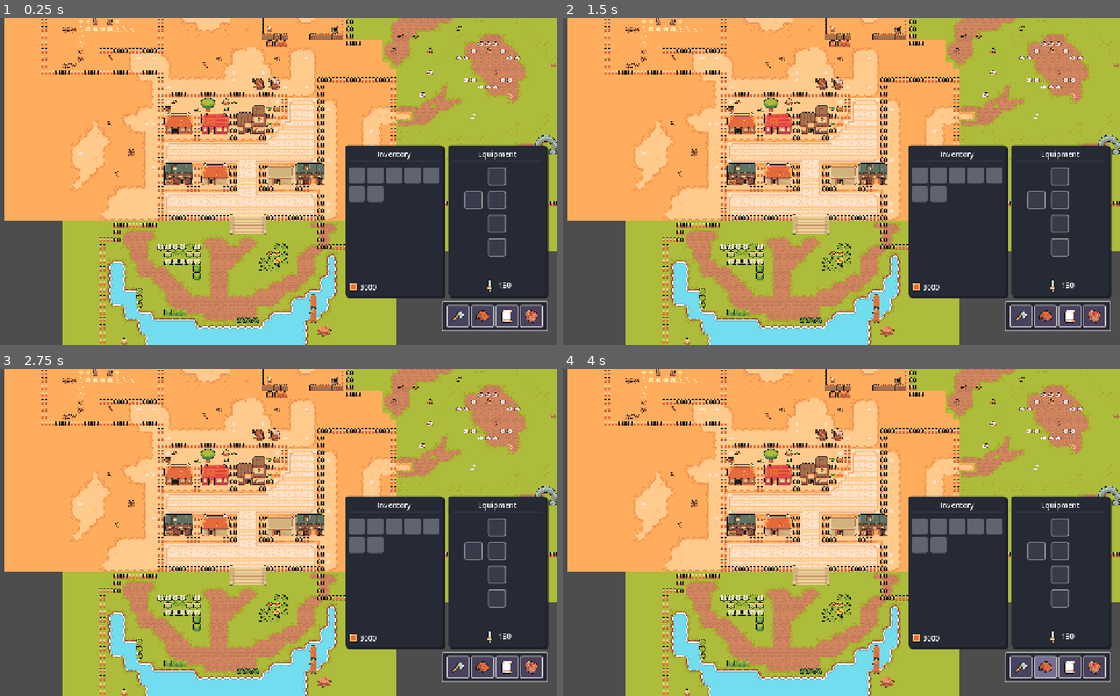
Above: before the commit, frames 1-4 (two rows, left to right).
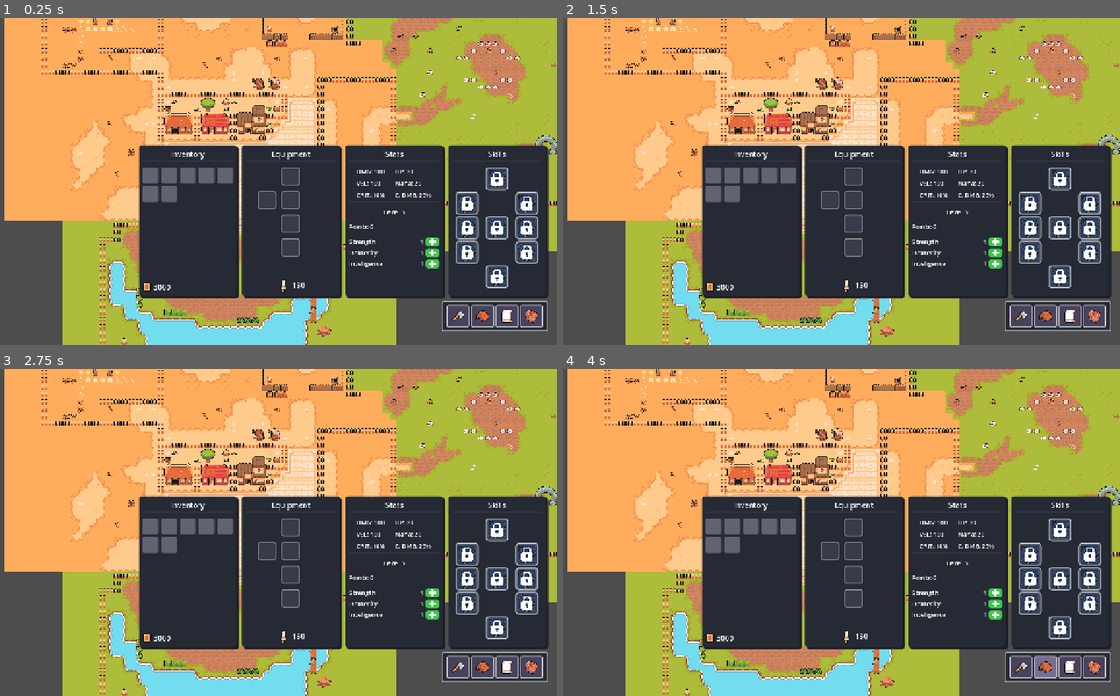
Above: after the commit, the same moments.

Repository: ArtemisSoftware/hunter-world
Game: Godot game, scene res://world/town/town.tscn
Same seed, same stepped clock (60 frames per second), same inputs: the game is played once before the commit and once after it. The project has no main scene, so this scene is started directly.
Inputs (mouse positions are in pixels of both pictures, inside the frame that each line leads up to):
- Up to frame 1 (0.25 s): no input
- Up to frame 2 (1.5 s): click (1058, 178) at 0.52 s; click (1092, 204) at 1.27 s
- Up to frame 3 (2.75 s): click (529, 578) at 2.02 s
- Up to frame 4 (4 s): click (1019, 666) at 2.75 s; click (1047, 666) at 3.5 s

The runs differ from the first frame. In frame 1, 21% of the frame differs, in the area x 24-97%, y 38-86%; in frame 2, 21%; in frame 3, 21%; in frame 4, 21%.

Commit message:
Skills panel

Diff:
--- /dev/null
+++ b/hud/components/skill_button.gd
@@ -0,0 +1,11 @@
+class_name SkillButton extends Button
+
+
+# Called when the node enters the scene tree for the first time.
+func _ready() -> void:
+	pass # Replace with function body.
+
+
+# Called every frame. 'delta' is the elapsed time since the previous frame.
+func _process(delta: float) -> void:
+	pass
--- /dev/null
+++ b/hud/components/skill_button.tscn
@@ -0,0 +1,86 @@
+[gd_scene format=3 uid="uid://bc1pbeevau1nv"]
+
+[ext_resource type="Script" uid="uid://bov566aqe5lnm" path="res://hud/components/skill_button.gd" id="1_2b00w"]
+[ext_resource type="Texture2D" uid="uid://v5qvkilqtpml" path="res://hud/sprites/Rain.png" id="1_kwfc4"]
+[ext_resource type="Texture2D" uid="uid://bbx76aflu24gg" path="res://hud/sprites/Lock.png" id="2_2b00w"]
+
+[sub_resource type="StyleBoxFlat" id="StyleBoxFlat_57cw2"]
+bg_color = Color(0.28627452, 0.30588236, 0.36862746, 1)
+border_width_left = 2
+border_width_top = 2
+border_width_right = 2
+border_width_bottom = 2
+corner_radius_top_left = 6
+corner_radius_top_right = 6
+corner_radius_bottom_right = 6
+corner_radius_bottom_left = 6
+corner_detail = 6
+
+[sub_resource type="StyleBoxFlat" id="StyleBoxFlat_em0cx"]
+bg_color = Color(0.18700731, 0.20138544, 0.2475025, 1)
+border_width_left = 2
+border_width_top = 2
+border_width_right = 2
+border_width_bottom = 2
+corner_radius_top_left = 6
+corner_radius_top_right = 6
+corner_radius_bottom_right = 6
+corner_radius_bottom_left = 6
+corner_detail = 6
+
+[sub_resource type="StyleBoxFlat" id="StyleBoxFlat_gcgxw"]
+bg_color = Color(0.46229208, 0.48758423, 0.5677302, 1)
+border_width_left = 2
+border_width_top = 2
+border_width_right = 2
+border_width_bottom = 2
+corner_radius_top_left = 6
+corner_radius_top_right = 6
+corner_radius_bottom_right = 6
+corner_radius_bottom_left = 6
+corner_detail = 6
+
+[node name="SkillButton" type="Button" unique_id=865249352]
+custom_minimum_size = Vector2(50, 50)
+theme_override_styles/normal = SubResource("StyleBoxFlat_57cw2")
+theme_override_styles/pressed = SubResource("StyleBoxFlat_em0cx")
+theme_override_styles/hover = SubResource("StyleBoxFlat_gcgxw")
+script = ExtResource("1_2b00w")
+
+[node name="Icon" type="TextureRect" parent="." unique_id=546185411]
+modulate = Color(0.43776295, 0.43776292, 0.4377629, 1)
+custom_minimum_size = Vector2(40, 40)
+layout_mode = 1
+anchors_preset = 8
+anchor_left = 0.5
+anchor_top = 0.5
+anchor_right = 0.5
+anchor_bottom = 0.5
+offset_left = -20.0
+offset_top = -20.0
+offset_right = 20.0
+offset_bottom = 20.0
+grow_horizontal = 2
+grow_vertical = 2
+mouse_filter = 2
+texture = ExtResource("1_kwfc4")
+expand_mode = 1
+stretch_mode = 5
+
+[node name="Lock" type="TextureRect" parent="." unique_id=763288758]
+custom_minimum_size = Vector2(30, 30)
+layout_mode = 1
+anchors_preset = 8
+anchor_left = 0.5
+anchor_top = 0.5
+anchor_right = 0.5
+anchor_bottom = 0.5
+offset_left = -15.0
+offset_top = -15.0
+offset_right = 15.0
+offset_bottom = 15.0
+grow_horizontal = 2
+grow_vertical = 2
+texture = ExtResource("2_2b00w")
+expand_mode = 1
+stretch_mode = 5
--- a/hud/loadout/loadout.tscn
+++ b/hud/loadout/loadout.tscn
@@ -2,6 +2,8 @@
 
 [ext_resource type="PackedScene" uid="uid://dla1pm4heubp0" path="res://hud/loadout/inventory_panel.tscn" id="1_jbufo"]
 [ext_resource type="PackedScene" uid="uid://cd6tubxmsqcio" path="res://hud/loadout/equipment_panel.tscn" id="2_yhlwp"]
+[ext_resource type="PackedScene" uid="uid://312aq4uyn1qq" path="res://hud/loadout/stats_panel.tscn" id="3_x7ly8"]
+[ext_resource type="PackedScene" uid="uid://bj31m6e3ixt6n" path="res://hud/loadout/skills_panel.tscn" id="4_o7ca2"]
 
 [node name="Loadout" type="HBoxContainer" unique_id=745715130]
 custom_minimum_size = Vector2(442, 332)
@@ -24,3 +26,9 @@
 
 [node name="EquipmentPanel" parent="." unique_id=20346764 instance=ExtResource("2_yhlwp")]
 layout_mode = 2
+
+[node name="StatsPanel" parent="." unique_id=345648110 instance=ExtResource("3_x7ly8")]
+layout_mode = 2
+
+[node name="SkillsPanel" parent="." unique_id=1974587092 instance=ExtResource("4_o7ca2")]
+layout_mode = 2
--- /dev/null
+++ b/hud/loadout/skills_panel.gd
@@ -0,0 +1,11 @@
+class_name SkillsPanel extends PanelContainer
+
+
+# Called when the node enters the scene tree for the first time.
+func _ready() -> void:
+	pass # Replace with function body.
+
+
+# Called every frame. 'delta' is the elapsed time since the previous frame.
+func _process(delta: float) -> void:
+	pass
--- /dev/null
+++ b/hud/loadout/skills_panel.tscn
@@ -0,0 +1,105 @@
+[gd_scene format=3 uid="uid://bj31m6e3ixt6n"]
+
+[ext_resource type="PackedScene" uid="uid://bc1pbeevau1nv" path="res://hud/components/skill_button.tscn" id="1_isdyg"]
+[ext_resource type="Script" uid="uid://gfvmjoqc6cj" path="res://hud/loadout/skills_panel.gd" id="1_viulk"]
+
+[sub_resource type="StyleBoxFlat" id="StyleBoxFlat_is8n4"]
+bg_color = Color(0.14901961, 0.16470589, 0.20784314, 1)
+corner_radius_top_left = 6
+corner_radius_top_right = 6
+corner_radius_bottom_right = 6
+corner_radius_bottom_left = 6
+corner_detail = 6
+shadow_color = Color(0.101960786, 0.11372549, 0.14901961, 1)
+shadow_size = 2
+shadow_offset = Vector2(4, 4)
+
+[node name="SkillsPanel" type="PanelContainer" unique_id=560443786]
+custom_minimum_size = Vector2(215, 0)
+offset_right = 215.0
+offset_bottom = 332.0
+theme_override_styles/panel = SubResource("StyleBoxFlat_is8n4")
+script = ExtResource("1_viulk")
+
+[node name="MarginContainer" type="MarginContainer" parent="." unique_id=1970329515]
+layout_mode = 2
+theme_override_constants/margin_left = 8
+theme_override_constants/margin_top = 8
+theme_override_constants/margin_right = 8
+theme_override_constants/margin_bottom = 8
+
+[node name="VBoxContainer" type="VBoxContainer" parent="MarginContainer" unique_id=2120966393]
+layout_mode = 2
+
+[node name="Title" type="Label" parent="MarginContainer/VBoxContainer" unique_id=260962978]
+layout_mode = 2
+text = "Skills"
+horizontal_alignment = 1
+
+[node name="ColorRect" type="ColorRect" parent="MarginContainer/VBoxContainer" unique_id=1654311141]
+custom_minimum_size = Vector2(0, 2)
+layout_mode = 2
+color = Color(0.1882353, 0.20784314, 0.25882354, 1)
+
+[node name="Space" type="Control" parent="MarginContainer/VBoxContainer" unique_id=571527465]
+custom_minimum_size = Vector2(0, 4)
+layout_mode = 2
+
+[node name="VBoxContainer" type="VBoxContainer" parent="MarginContainer/VBoxContainer" unique_id=268157938]
+layout_mode = 2
+
+[node name="HBoxContainer" type="HBoxContainer" parent="MarginContainer/VBoxContainer/VBoxContainer" unique_id=642503421]
+layout_mode = 2
+alignment = 1
+
+[node name="SkillButton" parent="MarginContainer/VBoxContainer/VBoxContainer/HBoxContainer" unique_id=865249352 instance=ExtResource("1_isdyg")]
+layout_mode = 2
+
+[node name="HBoxContainer2" type="HBoxContainer" parent="MarginContainer/VBoxContainer/VBoxContainer" unique_id=795703707]
+layout_mode = 2
+alignment = 1
+
+[node name="SkillButton" parent="MarginContainer/VBoxContainer/VBoxContainer/HBoxContainer2" unique_id=1702440037 instance=ExtResource("1_isdyg")]
+layout_mode = 2
+
+[node name="Space2" type="Control" parent="MarginContainer/VBoxContainer/VBoxContainer/HBoxContainer2" unique_id=599901024]
+custom_minimum_size = Vector2(74, 4)
+layout_mode = 2
+
+[node name="SkillButton2" parent="MarginContainer/VBoxContainer/VBoxContainer/HBoxContainer2" unique_id=616388525 instance=ExtResource("1_isdyg")]
+layout_mode = 2
+
+[node name="HBoxContainer3" type="HBoxContainer" parent="MarginContainer/VBoxContainer/VBoxContainer" unique_id=912808888]
+layout_mode = 2
+theme_override_constants/separation = 16
+alignment = 1
+
+[node name="SkillButton" parent="MarginContainer/VBoxContainer/VBoxContainer/HBoxContainer3" unique_id=1749501245 instance=ExtResource("1_isdyg")]
+layout_mode = 2
+
+[node name="SkillButton2" parent="MarginContainer/VBoxContainer/VBoxContainer/HBoxContainer3" unique_id=563233437 instance=ExtResource("1_isdyg")]
+layout_mode = 2
+
+[node name="SkillButton3" parent="MarginContainer/VBoxContainer/VBoxContainer/HBoxContainer3" unique_id=690143165 instance=ExtResource("1_isdyg")]
+layout_mode = 2
+
+[node name="HBoxContainer4" type="HBoxContainer" parent="MarginContainer/VBoxContainer/VBoxContainer" unique_id=541710103]
+layout_mode = 2
+alignment = 1
+
+[node name="SkillButton" parent="MarginContainer/VBoxContainer/VBoxContainer/HBoxContainer4" unique_id=1431000060 instance=ExtResource("1_isdyg")]
+layout_mode = 2
+
+[node name="Space2" type="Control" parent="MarginContainer/VBoxContainer/VBoxContainer/HBoxContainer4" unique_id=1682985927]
+custom_minimum_size = Vector2(74, 4)
+layout_mode = 2
+
+[node name="SkillButton2" parent="MarginContainer/VBoxContainer/VBoxContainer/HBoxContainer4" unique_id=1956274381 instance=ExtResource("1_isdyg")]
+layout_mode = 2
+
+[node name="HBoxContainer5" type="HBoxContainer" parent="MarginContainer/VBoxContainer/VBoxContainer" unique_id=1763581583]
+layout_mode = 2
+alignment = 1
+
+[node name="SkillButton" parent="MarginContainer/VBoxContainer/VBoxContainer/HBoxContainer5" unique_id=18100811 instance=ExtResource("1_isdyg")]
+layout_mode = 2
Not shown, added: hud/components/skill_button.gd.uid
Not shown, added: hud/loadout/skills_panel.gd.uid
Binary file added: hud/sprites/Lock.png
Not shown, added: hud/sprites/Lock.png.import
Binary file added: hud/sprites/Rain.png
Not shown, added: hud/sprites/Rain.png.import
